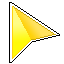
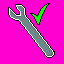
Layer changes from the first 64×64 image to the second:
added layer "Place" above "Remove" over [8, 3, 55, 58]
moved "Layer 5" into group "Cursor" over [12, 6, 31, 59]
moved "Layer 3" into group "Cursor" over [13, 6, 56, 40]
moved "Layer 1" into group "Cursor" over [9, 2, 60, 63]
showed "Layer 6" over [0, 0, 64, 64]
